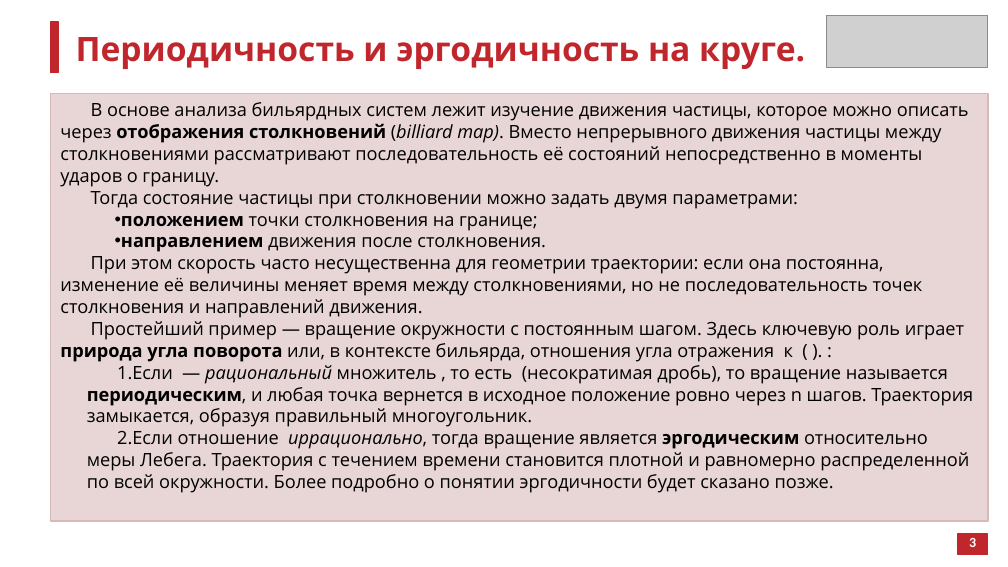
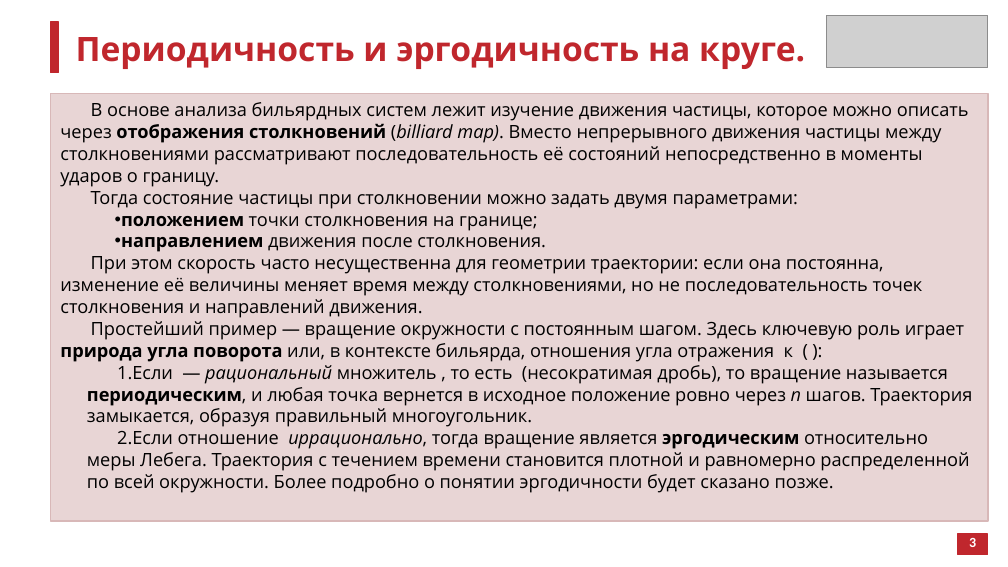
Before and after one commit to atelitsin/sinai_billiard, a slide deck: slide 3 of sinai_billiard.pptx. Drawn at 1008x567 pixels with LibreOffice and Linux fonts; fonts in the diff are those of the drawing; grey boxes stand for pictures. Boxes give left, top, right and bottom in pixels: in the first picture for what was removed or moved away, otherwise in the second. Text is boxed around its words. In the diff, an @@ line names an element or a change of style, - is before the commit and + after.

```diff
--- a/sinai_billiard.pptx
+++ b/sinai_billiard.pptx
@@ text at bbox=[60, 321, 964, 362]: text changed @@
-Простейший пример — вращение окружности с постоянным шагом. Здесь ключевую роль играет природа угла поворота или, в контексте бильярда, отношения угла отражения к ( ). :
+Простейший пример — вращение окружности с постоянным шагом. Здесь ключевую роль играет природа угла поворота или, в контексте бильярда, отношения угла отражения к ( ):
@@ text at bbox=[87, 365, 972, 427]: italic on in "n" @@
```
Also in this commit, not shown: 4 other slides changed, 3 slides added.
